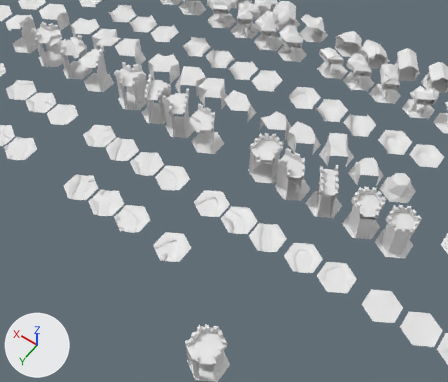
An edit to the Blender file Hex.blend, drawn before and after from the same camera.
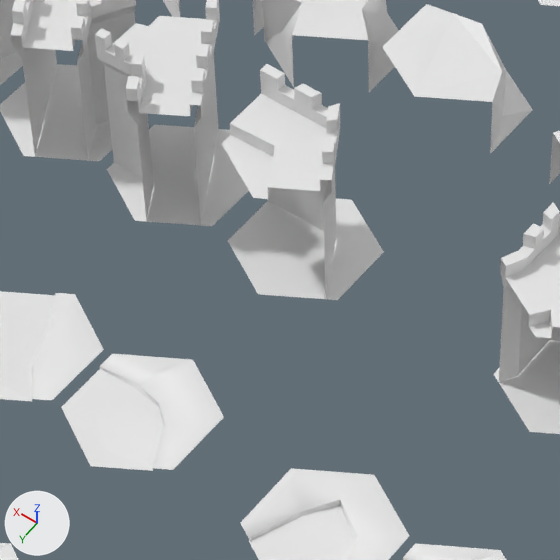
Each version is shown from a 50 mm lens placed at (-13.43, 18.54, 27.44), pointed at (-0.71, 0.72, -0.56), then close up on the part from 32% to 59% of the width and 23% to 55% of the height. Lighting does not change. The marker at lower left points along +X, +Y and +Z.

The older version as bpy lines, for what is in view:
```python
me_circle_001 = bpy.data.meshes.new('Circle.001')
me_circle_001.from_pydata(...)  # 21 vertices, 16 faces; spans x -0.87..0.87, y -1.0..1.0, z 0.18..0.33
me_circle_004 = bpy.data.meshes.new('Circle.004')
me_circle_004.from_pydata(...)  # 23 vertices, 17 faces; spans x -0.87..0.87, y -1.0..1.0, z 0.18..0.33
me_circle_025 = bpy.data.meshes.new('Circle.025')
me_circle_025.from_pydata(...)  # 17 vertices, 19 faces; spans x -0.87..0.87, y -1.0..1.0, z 0.25..1.25
ob_grass_p3 = bpy.data.objects.new('Grass_P3', me_circle_001)
ob_grass_p3.location = (-1.03, 2.32, 0.0)
ob_grass_t1 = bpy.data.objects.new('Grass_T1', me_circle_004)
ob_grass_t1.location = (1.84, 2.15, 0.0)
ob_mount_t2 = bpy.data.objects.new('Mount_T2', me_circle_025)
ob_mount_t2.location = (3.65, -4.37, 0.0)
# also in view: 'Wall_T2' at (3.87, -1.25, 1.4); 'Grass_T2' at (3.7, 2.16, 0.25); 'Mount_T1' at (1.7, -4.37, 0.79); 'Wall_T4' at (7.72, -1.36, 1.4); 'Wall_P3' at (-2.17, -1.3, 1.4)
```
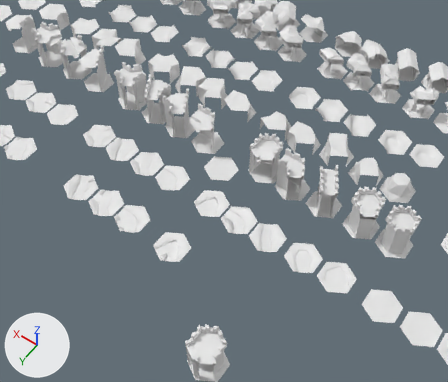
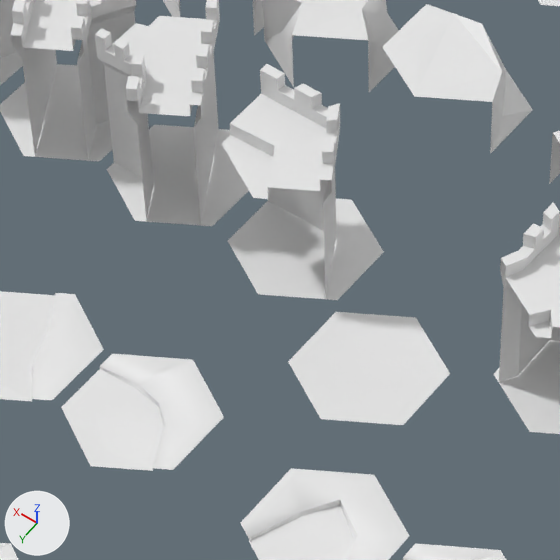
Boxes (x1, y1, x2, y2) around the edits, measured in the close-ups (560 x 560 px):
'Int', added
    after: (288, 312, 450, 425)

The change, as a list of edits to the scene's bpy script:
```text
Add me_circle_113:
    me_circle_113.from_pydata([(-0.87, 0.5, 0.25), (0.0, 1.0, 0.25), (-0.87, -0.5, 0.25), (0.0, -1.0, 0.25), (0.87, -0.5, 0.25), (0.87, 0.5, 0.25), (0.0, 0.0, 0.2)], [], [(0, 2, 6), (0, 6, 1), (6, 5, 1), (2, 3, 6), (6, 3, 4), (6, 4, 5)])
    me_circle_113.polygons.foreach_set('use_smooth', [True] * 6)
Add ob_int:
    ob_int = bpy.data.objects.new('Int', me_circle_113)
    ob_int.location = (0.0, 0.0, 0.0)
```
